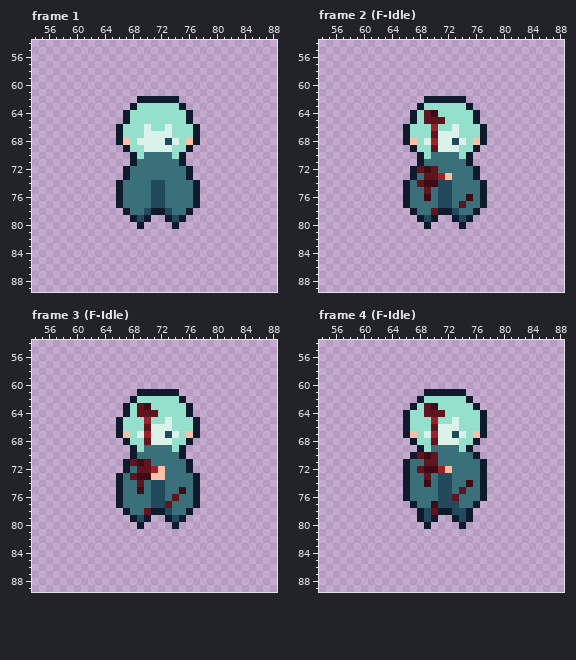
One commit to this pixel-art file: Assets/Animations/A_Bloody.aseprite. Above is the file before it was changed.
144x144 pixels, 46 frames. Shown: frame 1: x 54..88, y 54..89; frame 2 (F-Idle): x 54..88, y 54..89; frame 3 (F-Idle): x 54..88, y 54..89; frame 4 (F-Idle): x 54..88, y 54..89. The commit also changed other frames, which this record leaves out.
After:
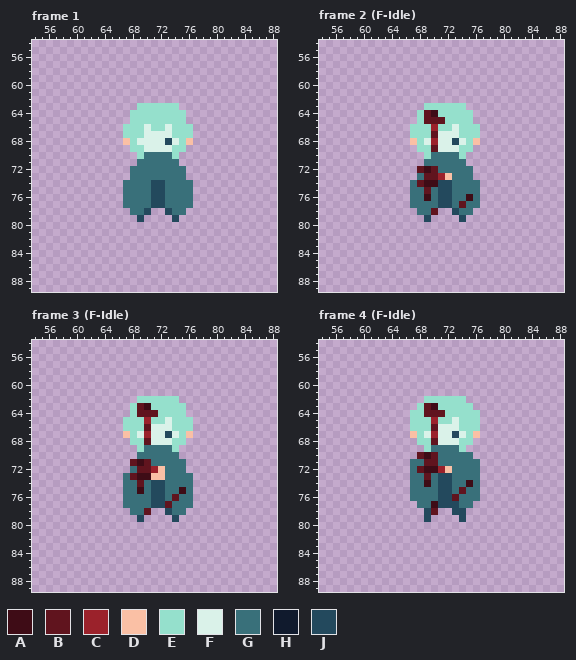
Palette (. is transparent): A #3e0c16  B #60141e  C #9b222b  D #fac0a5  E #95e0cc  F #daf2e9  G #39707a  H #101a2d  J #23495d
From old to new:
Frame 1, layer "Flattened":
y 62: x 69..74 HHHHHH -> ......
y 63: x 68 H -> .; x 75 H -> .
y 64..65: x 67 H -> .; x 76 H -> .
y 66..68: x 66 H -> .; x 77 H -> .
y 69: x 67 H -> .; x 76 H -> .
y 70..71: x 68 H -> .; x 75 H -> .
y 72..73: x 67 H -> .; x 76 H -> .
y 74..77: x 66 H -> .; x 77 H -> .
y 78: x 67 H -> .; x 71..72 HH -> ..; x 76 H -> .
y 79: x 68 H -> .; x 70 H -> .; x 73 H -> .; x 75 H -> .
y 80: x 69 H -> .; x 74 H -> .
Frame 2 (F-Idle), layer "Flattened": the same change as frame 1
Frame 3 (F-Idle), layer "Flattened":
y 61: x 69..74 HHHHHH -> ......
y 62: x 68 H -> .; x 75 H -> .
y 63..64: x 67 H -> .; x 76 H -> .
y 65..67: x 66 H -> .; x 77 H -> .
y 68: x 67 H -> .; x 76 H -> .
y 69..70: x 68 H -> .; x 75 H -> .
y 71..72: x 67 H -> .; x 76 H -> .
y 73..77: x 66 H -> .; x 77 H -> .
y 78: x 67 H -> .; x 71..72 HH -> ..; x 76 H -> .
y 79: x 68 H -> .; x 70 H -> .; x 73 H -> .; x 75 H -> .
y 80: x 69 H -> .; x 74 H -> .
Frame 4 (F-Idle), layer "Flattened":
y 61: x 69..74 HHHHHH -> ......
y 62: x 68 H -> .; x 75 H -> .
y 63: x 67 H -> .; x 76 H -> .
y 64..67: x 66 H -> .; x 77 H -> .
y 68: x 67 H -> .; x 76 H -> .
y 69: x 68 H -> .; x 75 H -> .
y 70: x 67 H -> .; x 76 H -> .
y 71..76: x 66 H -> .; x 77 H -> .
y 77: x 67 H -> .; x 76 H -> .
y 78: x 68 H -> .; x 71..72 HH -> ..; x 75 H -> .
y 79: x 68 H -> .; x 70 H -> .; x 73 H -> .; x 75 H -> .
y 80: x 69 H -> .; x 74 H -> .
Where, in picture pixels (left, top, right, bottom), the same in both pictures:
erased: (116, 96, 200, 229)
erased: (403, 96, 487, 229)
erased: (116, 389, 200, 529)
erased: (403, 389, 487, 529)
